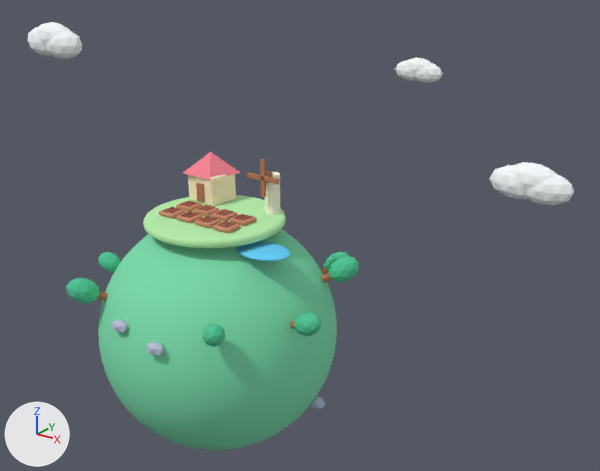
Renders of the Blender file planet-farm/source/farm-planet.blend from each side of a commit.
One viewpoint serves both versions: a camera (50 mm lens) standing at (10.65, -11.91, 8.12) and looking at (0.54, 2.2, 1.56). Lighting does not change. The marker at lower left points along +X, +Y and +Z. The first picture is the older version.

In view in the first picture: 'Cloud_01_Puff_1', 'Cloud_01_Puff_2', 'Cloud_01_Puff_3', 'Cloud_02_Puff_1', 'Cloud_02_Puff_2', 'Cloud_02_Puff_3', 'Cloud_03_Puff_1', 'Cloud_03_Puff_2', 'Cloud_03_Puff_3', 'Farm_Plateau', 'Farmhouse_Body', 'Farmhouse_Roof', 'Planet_Ground', 'Pond', 'Tree_02_Crown', 'Tree_03_Crown', 'Tree_04_Crown', 'Tree_05_Crown', 'Tree_06_Crown', 'Tree_08_Crown', 'Windmill_Tower' and 16 more.
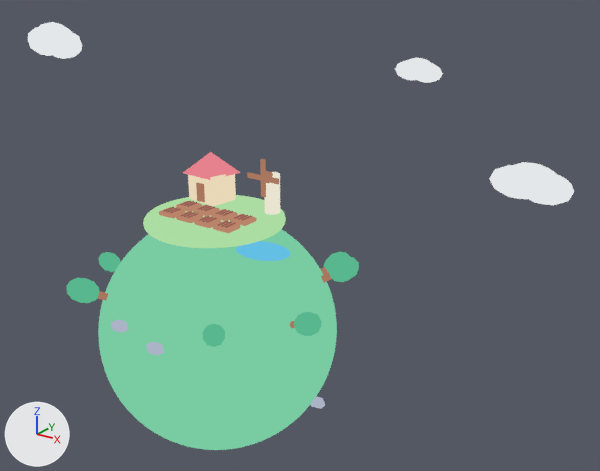
Pixel boxes (x1, y1, x2, y2) of what changed, in the pictures (600 x 471 px):
'Planet_Ground', recoloured (lighter): (98, 229, 337, 450) in both
'Farm_Plateau', recoloured: (144, 195, 286, 248) in both
'Farmhouse_Body', recoloured: (188, 174, 236, 206) in both
'Cloud_02_Puff_3', recoloured (lighter): (525, 174, 574, 205) in both
'Cloud_02_Puff_2', recoloured: (508, 162, 556, 191) in both
'Pond', recoloured: (236, 241, 290, 261) in both
'Cloud_01_Puff_3', recoloured (lighter): (45, 30, 82, 59) in both
'Cloud_02_Puff_1', recoloured: (489, 165, 527, 199) in both
'Tree_05_Crown', recoloured (lighter): (67, 278, 99, 303) in both
'Tree_02_Crown', recoloured (lighter): (329, 256, 359, 282) in both
'Tree_04_Crown', recoloured (lighter): (294, 312, 322, 336) in both
'Windmill_Tower', recoloured (lighter): (264, 172, 280, 215) in both
'Cloud_01_Puff_2', recoloured: (35, 22, 71, 46) in both
'Tree_06_Crown', recoloured (lighter): (203, 324, 225, 347) in both
'Cloud_03_Puff_3', recoloured (lighter): (414, 64, 443, 83) in both
'Tree_03_Crown', recoloured: (99, 253, 121, 272) in both
'Cloud_01_Puff_1', recoloured (lighter): (28, 27, 51, 56) in both
'Cloud_03_Puff_1', recoloured (lighter): (395, 60, 416, 81) in both
'Tree_08_Crown', recoloured: (324, 252, 350, 272) in both

Diff of the bpy script that builds the scene:
```diff
--- a/planet-farm/source/farm-planet.blend.py
+++ b/planet-farm/source/farm-planet.blend.py
@@ mat_grass @@
 mat_grass = bpy.data.materials.new('Grass')
-# nodes: BsdfPrincipled, OutputMaterial
-# colours: green #7cddad
+# nodes: Emission, OutputMaterial, ValToRGB
+# colours: green #529574, green #79cba2, green #8ceabb
@@ mat_grass_light @@
 mat_grass_light = bpy.data.materials.new('Grass Light')
-# nodes: BsdfPrincipled, OutputMaterial
-# colours: green #b8f1ad
+# nodes: Emission, OutputMaterial, ValToRGB
+# colours: green #7ca474, green #abdda2, green #c6febb
@@ mat_farmhouse_wall @@
 mat_farmhouse_wall = bpy.data.materials.new('Farmhouse Wall')
-# nodes: BsdfPrincipled, OutputMaterial
-# colours: beige #ffecc7
+# nodes: Emission, OutputMaterial, ValToRGB
+# colours: beige #ada086, beige #e9d8b8, beige #fffad4
@@ mat_windmill_cream @@
 mat_windmill_cream = bpy.data.materials.new('Windmill Cream')
-# nodes: BsdfPrincipled, OutputMaterial
-# colours: pale yellow #fff9e2
+# nodes: Emission, OutputMaterial, ValToRGB
+# colours: grey #ada999, pale yellow #e9e4d0, white #ffffef
@@ mat_pond_water @@
 mat_pond_water = bpy.data.materials.new('Pond Water')
-# nodes: BsdfPrincipled, OutputMaterial
-# colours: cyan #61cefa
+# nodes: Emission, OutputMaterial, ValToRGB
+# colours: cyan #3f8baa, cyan #65bfe5, cyan #74dcff
@@ mat_tree_leaf @@
 mat_tree_leaf = bpy.data.materials.new('Tree Leaf')
-# nodes: BsdfPrincipled, OutputMaterial
-# colours: green #50c595
+# nodes: Emission, OutputMaterial, ValToRGB
+# colours: green #338563, green #58b78e, green #65d3a4
@@ mat_cloud @@
 mat_cloud = bpy.data.materials.new('Cloud')
-# nodes: BsdfPrincipled, OutputMaterial
-# colours: white #f9fdff
+# nodes: Emission, OutputMaterial, ValToRGB
+# colours: grey #a9acad, white #e4e7e9, white #ffffff
```
